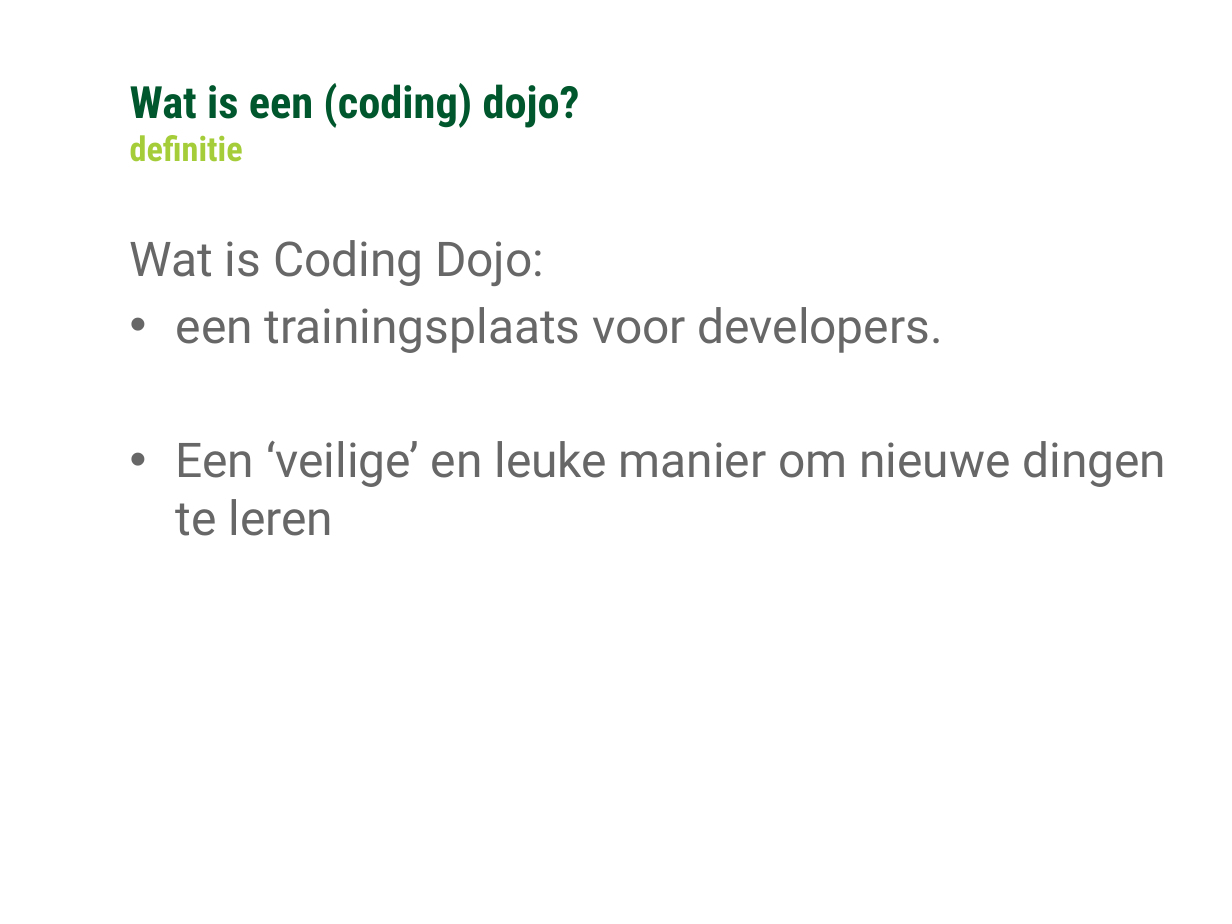
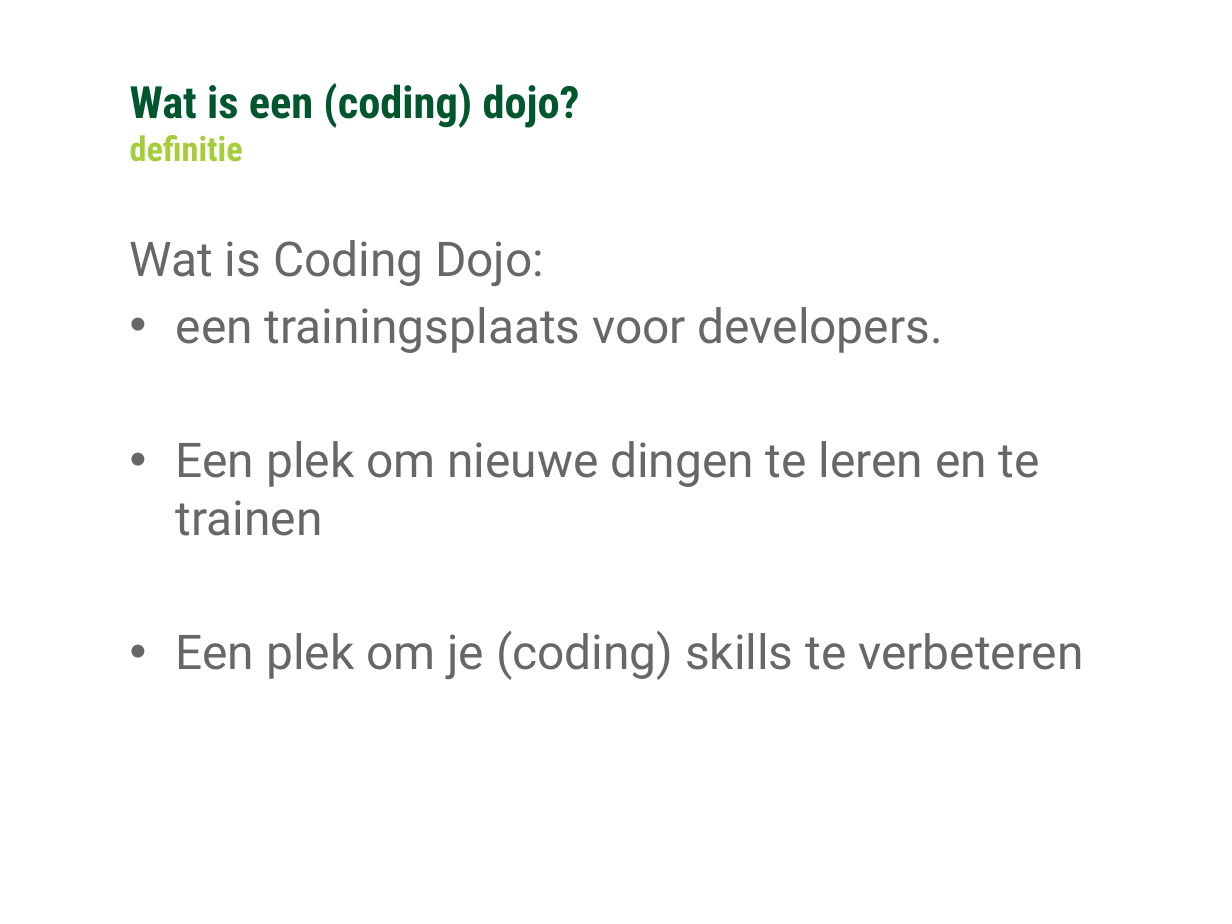
Before and after one commit to Ozindar/GCUnitTestDojo, a slide deck: slide 4 of Algemeen over Dojos/Coding Dojo.pptx. Drawn at 1232x924 pixels with LibreOffice and Linux fonts; fonts in the diff are those of the drawing; background and template pictures are left out. Boxes give left, top, right and bottom in pixels: in the first picture for what was removed or moved away, otherwise in the second. Text is boxed around its words. In the diff, an @@ line names an element or a change of style, - is before the commit and + after.

```diff
--- a/Algemeen over Dojos/Coding Dojo.pptx
+++ b/Algemeen over Dojos/Coding Dojo.pptx
@@ text at (176, 441, 1083, 680): text changed @@
-• Een ‘veilige’ en leuke manier om nieuwe dingen te leren
+• Een plek om nieuwe dingen te leren en te trainen
+• Een plek om je (coding) skills te verbeteren
```
Also in this commit, not shown: 3 other slides changed.
